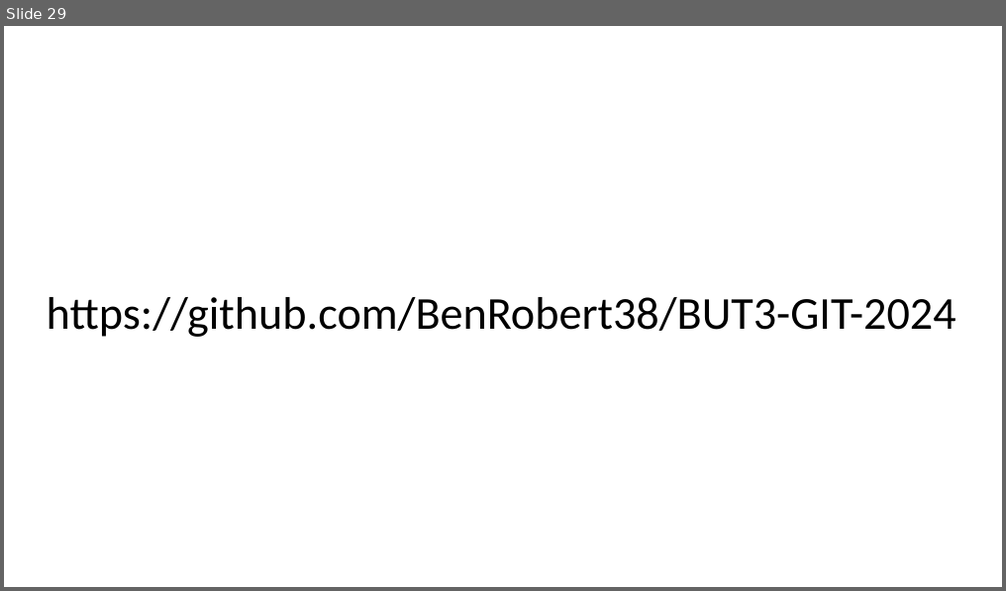
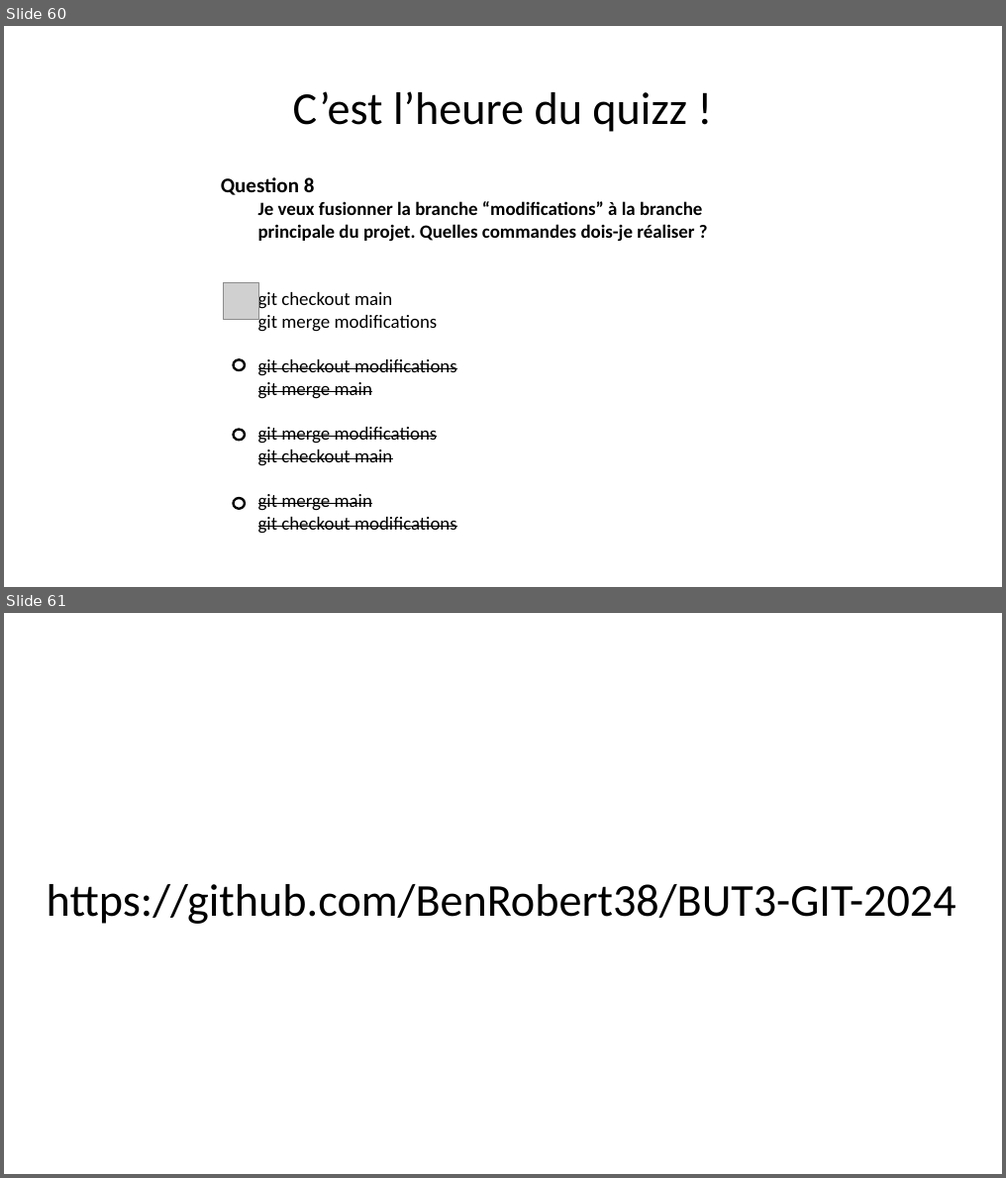
Before and after one commit to BenRobert38/BUT3-GIT-2024, a slide deck: Cours/BUT3-Cours2.pptx. Shown one above the other, each under a label of ours: slide 29 before the commit, slides 60 and 61 after it. The pictures are 1006x591 and 1006x1178 pixels, drawn with LibreOffice and Linux fonts; fonts in the diff are those of the drawing; grey boxes stand for pictures. Boxes give left, top, right and bottom in pixels: in the first picture for what was removed or moved away, otherwise in the second. Text is boxed around its words. In the diff, an @@ line names an element or a change of style, - is before the commit and + after.

```diff
--- a/Cours/BUT3-Cours2.pptx
+++ b/Cours/BUT3-Cours2.pptx
@@ slide 60 added at bbox=[4, 26, 1002, 587], background #FFFFFF @@
@@ title added at bbox=[293, 91, 687, 132], 44 pt, text #000000 @@
+C’est l’heure du quizz !
@@ text added at bbox=[221, 177, 702, 534], 18 pt, text #000000 @@
+Question 8
+  Je veux fusionner la branche “modifications” à la branche principale du projet. Quelles commandes dois-je réaliser ?
+  git checkout main
+  git merge modifications
+  git checkout modifications
+  git merge main
+  git merge modifications
+  git checkout main
+  git merge main
+  git checkout modifications
@@ picture added at bbox=[224, 283, 259, 319] @@
@@ ellipse added at bbox=[233, 360, 245, 371], outline #000000 2.25 pt @@
@@ ellipse added at bbox=[233, 430, 245, 440], outline #000000 2.25 pt @@
@@ ellipse added at bbox=[233, 498, 245, 509], outline #000000 2.25 pt @@
@@ what was slide 29 is now slide 61 @@
```
Also in this commit, not shown: 1 slide changed, 31 other slides added.
